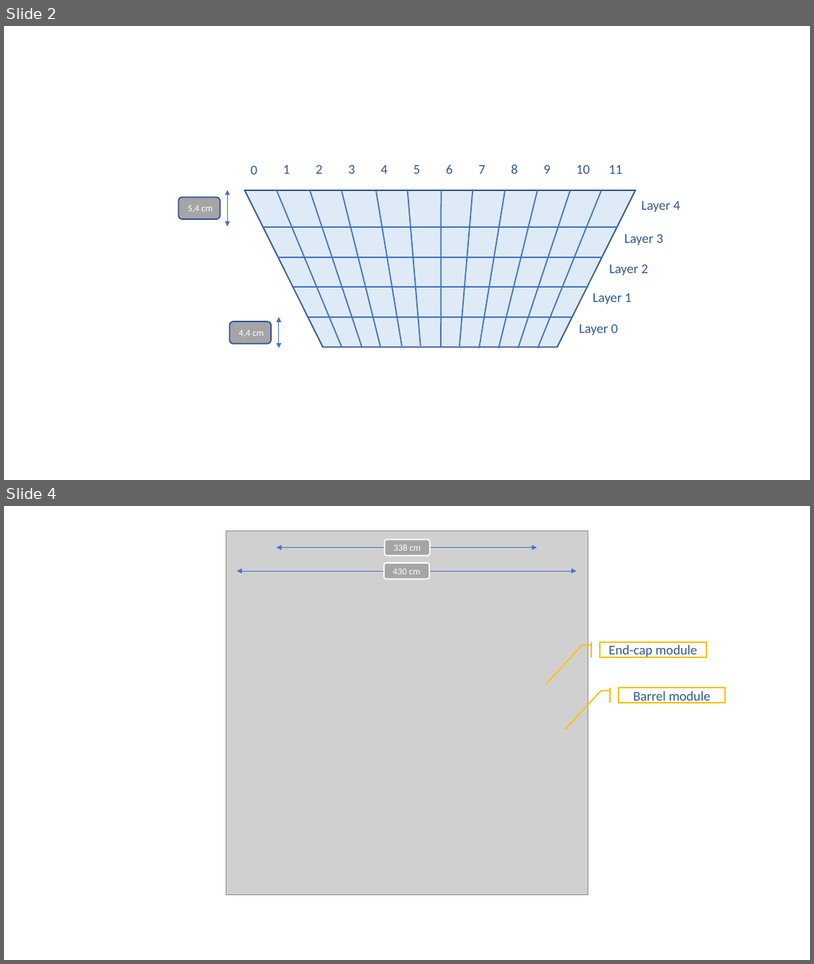
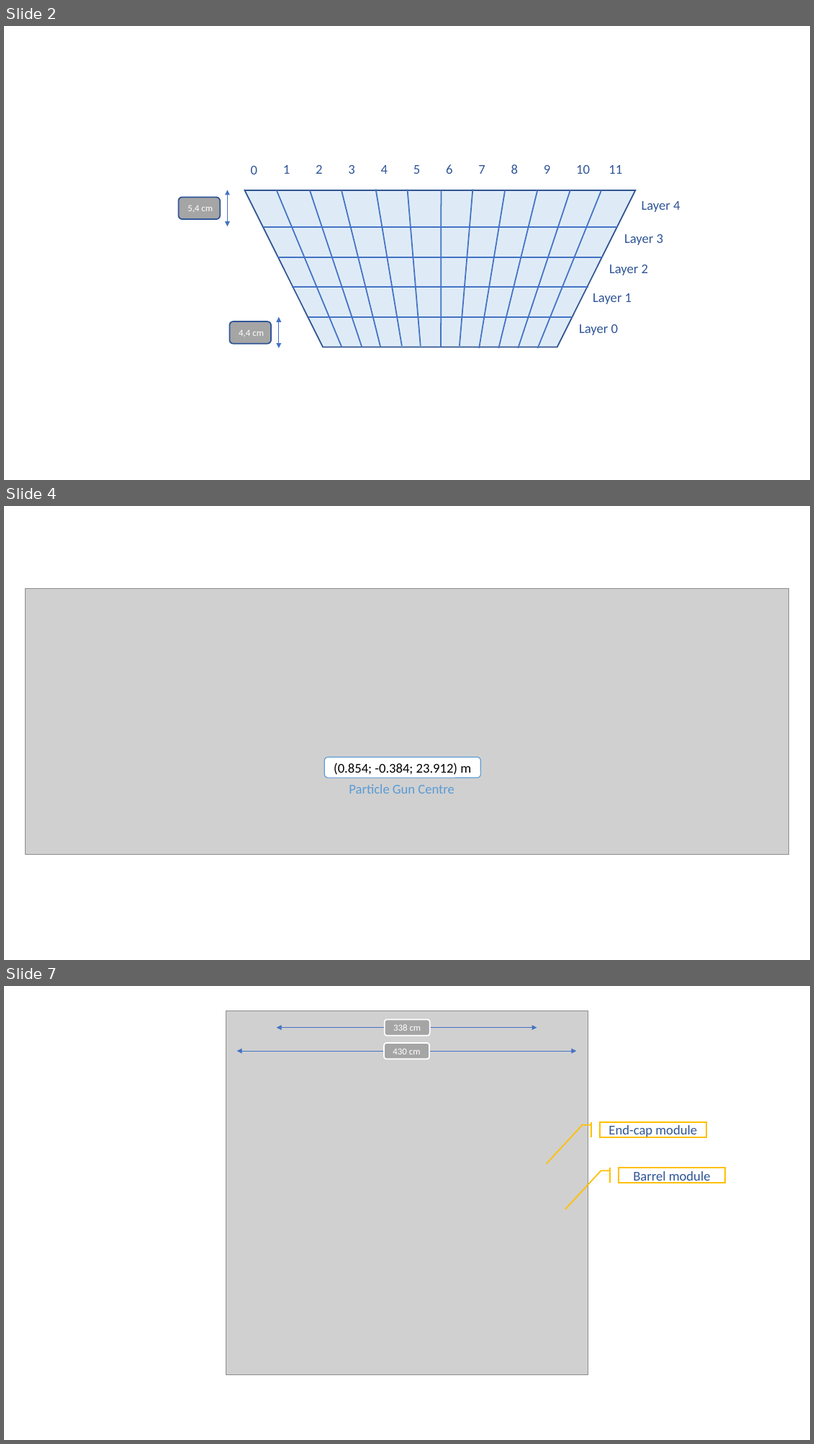
Before and after one commit to Trenchcoat95/thesys2019, a slide deck: Immagini.pptx. Shown one above the other, each under a label of ours: slides 2 and 4 before the commit, slides 2, 4 and 7 after it; the slides between them are not shown. The pictures are 814x964 and 814x1444 pixels, drawn with LibreOffice and Linux fonts; fonts in the diff are those of the drawing; grey boxes stand for pictures. Boxes give left, top, right and bottom in pixels: in the first picture for what was removed or moved away, otherwise in the second. Text is boxed around its words. In the diff, an @@ line names an element or a change of style, - is before the commit and + after.

```diff
--- a/Immagini.pptx
+++ b/Immagini.pptx
@@ slide 4 added at <box>4,506,810,960</box>, background #FFFFFF @@
@@ picture added at <box>25,588,789,854</box> @@
@@ rounded rectangle added at <box>324,757,481,777</box>, fill #FFFFFF, outline #5B9BD5 1 pt, 16 pt, text #000000 @@
+(0.854; -0.384; 23.912) m
@@ text added at <box>349,784,455,793</box>, 16 pt, text #5B9BD5 @@
+Particle Gun Centre
@@ what was slide 4 is now slide 7 @@
```
Also in this commit, not shown: 3 other slides added, 1 slide removed, 48 other files.
